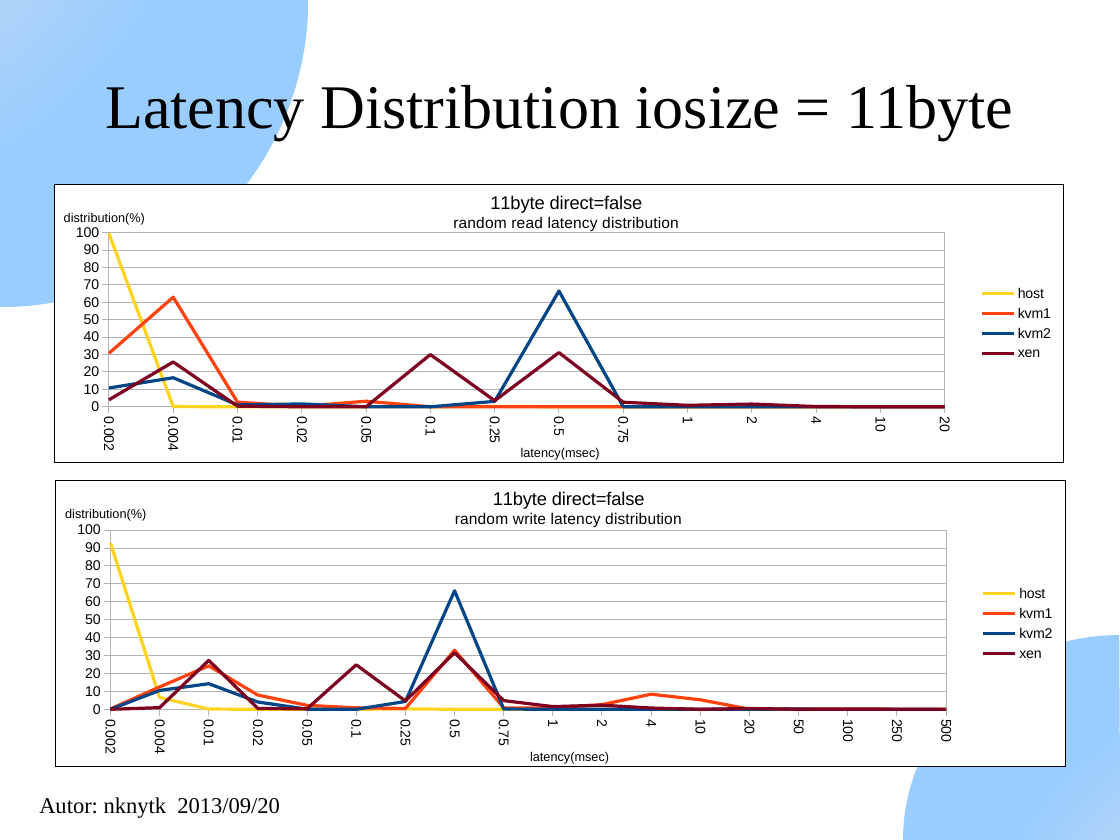
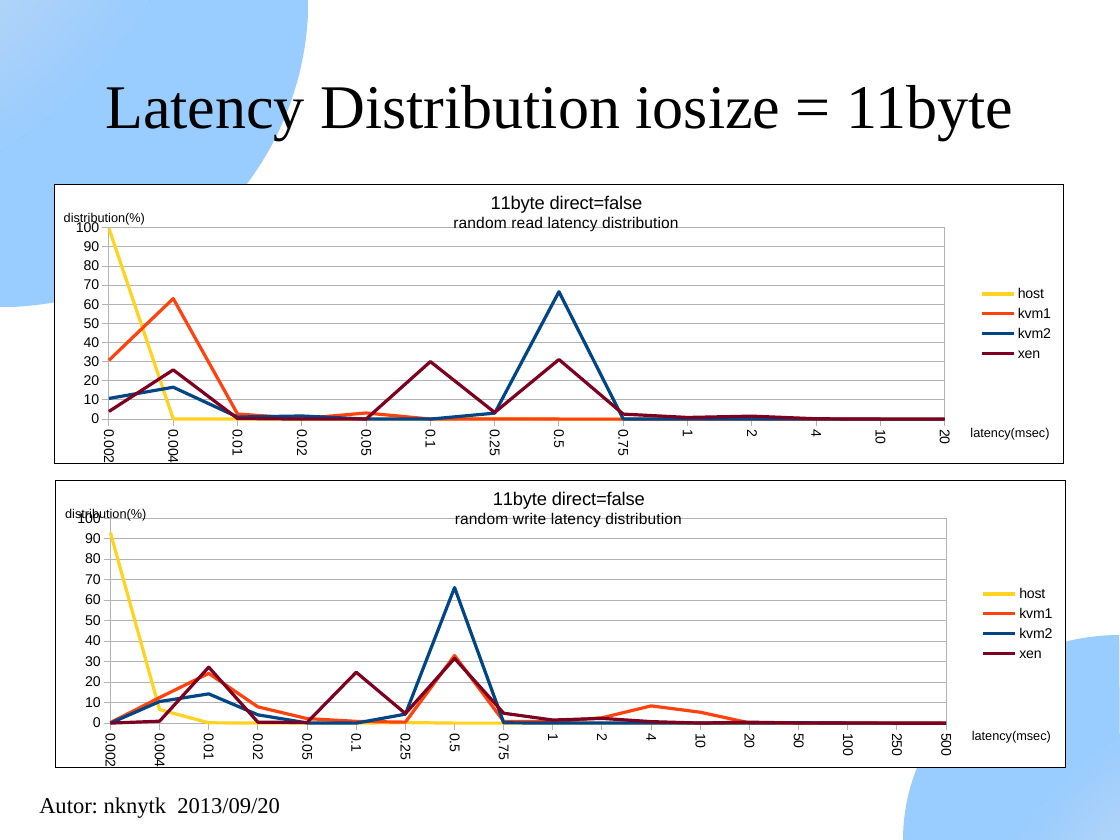
Before and after one commit to nknytk/disk-performance-xen-kvm, a slide deck: slide 37 of DiskPerformanceXenAndKvm.odp (slide 36 before the commit). Drawn at 1120x840 pixels with LibreOffice and Linux fonts; fonts in the diff are those of the drawing. Boxes give left, top, right and bottom in pixels: in the first picture for what was removed or moved away, otherwise in the second. Text is boxed around its words. In the diff, an @@ line names an element or a change of style, - is before the commit and + after.

```diff
--- a/DiskPerformanceXenAndKvm.odp
+++ b/DiskPerformanceXenAndKvm.odp
@@ line chart at (55,184,1065,464) @@
@@ category axis changed @@
@@ plot area changed @@
@@ line chart at (56,480,1066,767) @@
@@ category axis changed @@
@@ plot area changed @@
```
Also in this commit, not shown: 7 other slides changed, 3 slides added, 1 slide removed.
